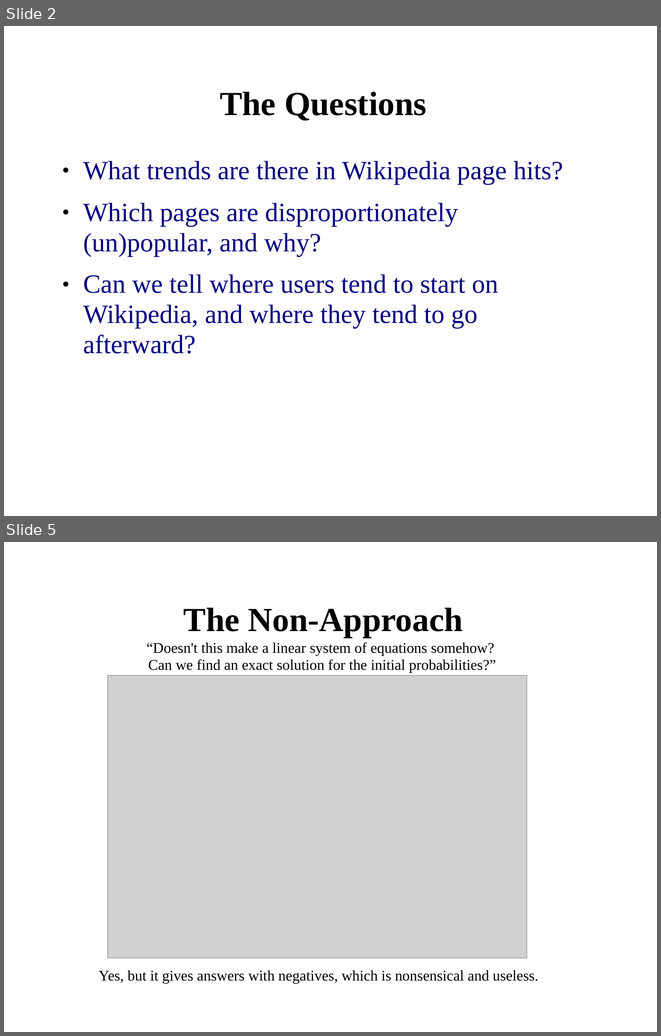
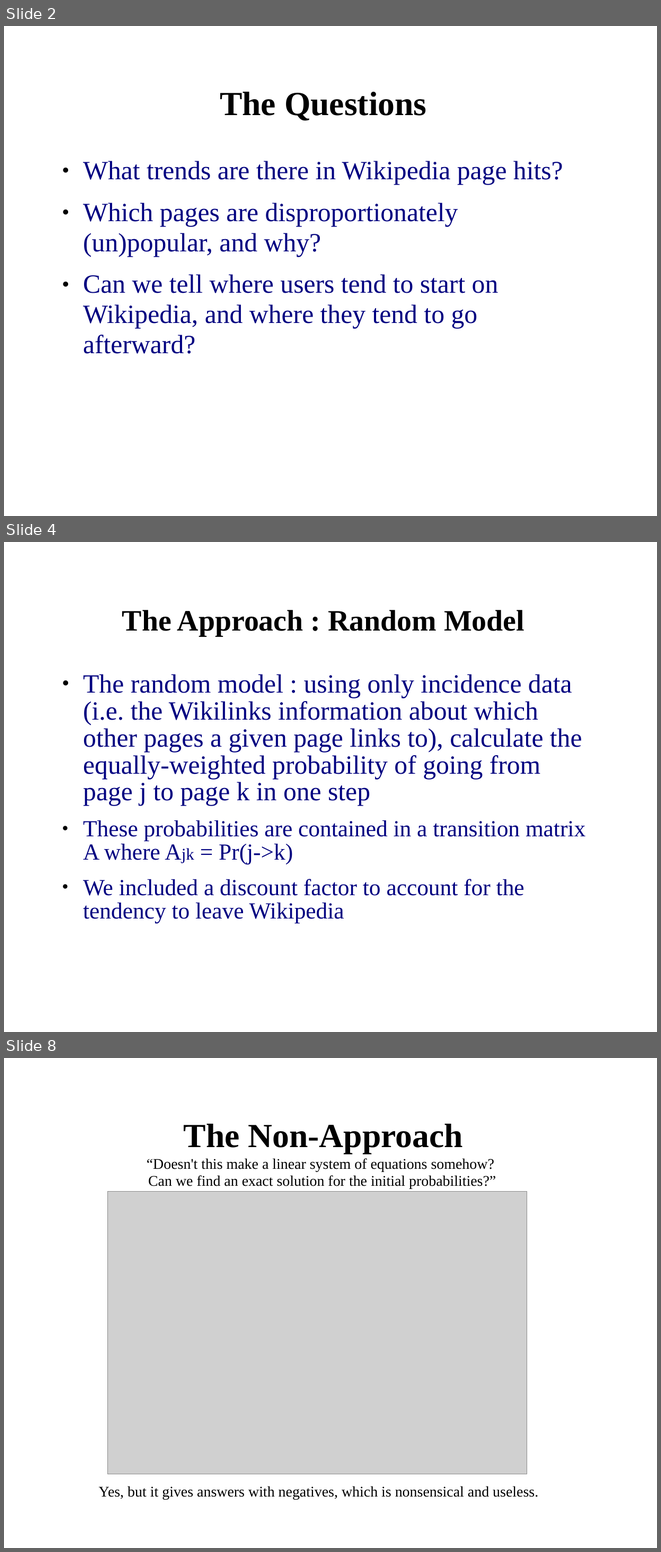
Before and after one commit to lasutschinkow/lasutschinkow-cs123, a slide deck: Presentations/prototype_presentation.ppt. Shown one above the other, each under a label of ours: slides 2 and 5 before the commit, slides 2, 4 and 8 after it; the slides between them are not shown. The pictures are 661x1036 and 661x1552 pixels, drawn with LibreOffice and Linux fonts; fonts in the diff are those of the drawing; grey boxes stand for pictures; background and template pictures are left out. Boxes give left, top, right and bottom in pixels: in the first picture for what was removed or moved away, otherwise in the second. Text is boxed around its words. In the diff, an @@ line names an element or a change of style, - is before the commit and + after.

Commit message:
presentation

```diff
--- a/Presentations/prototype_presentation.ppt
+++ b/Presentations/prototype_presentation.ppt
@@ slide 4 added at (4, 542, 657, 1032), background picture (left out) @@
@@ title added at (122, 610, 524, 636), 36 pt, text #000000, bold @@
+The Approach : Random Model
@@ text added at (83, 674, 585, 923), 32 pt, text #000080 @@
+● The random model : using only incidence data (i.e. the Wikilinks information about which other pages a given page links to), calculate the equally-weighted probability of going from page j to page k in one step
+● These probabilities are contained in a transition matrix A where Ajk = Pr(j->k)
+● We included a discount factor to account for the tendency to leave Wikipedia
@@ what was slide 5 is now slide 8 @@
```
Also in this commit, not shown: 1 slide changed, 5 other slides added, 2 slides removed.
